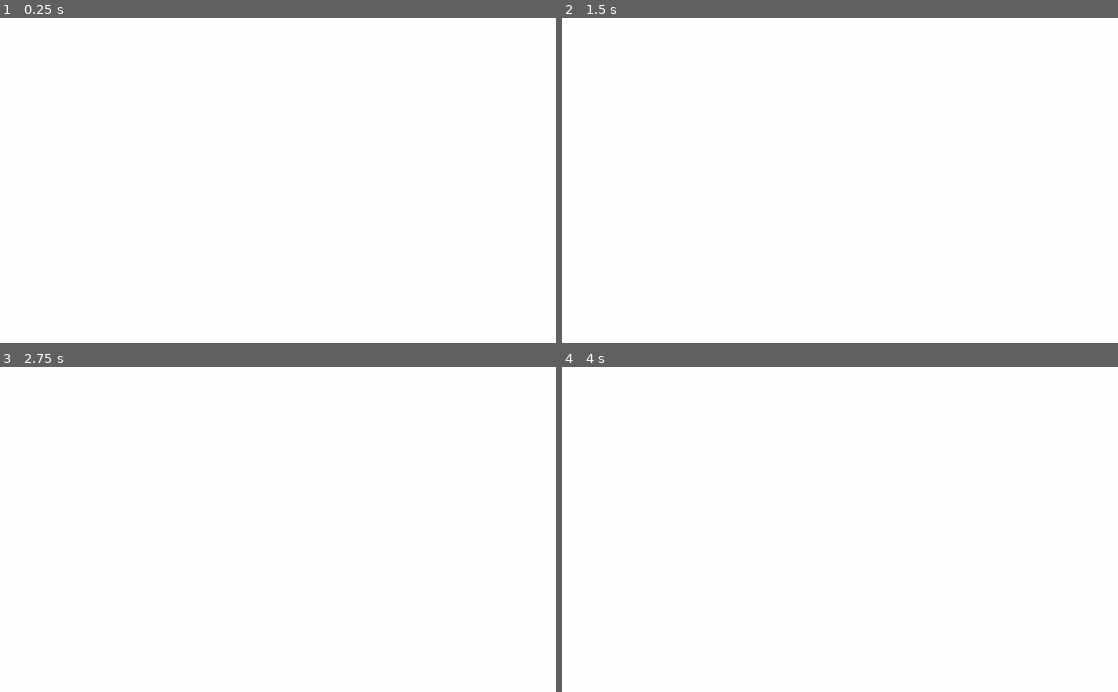
Above: before the commit, frames 1-4 (two rows, left to right).
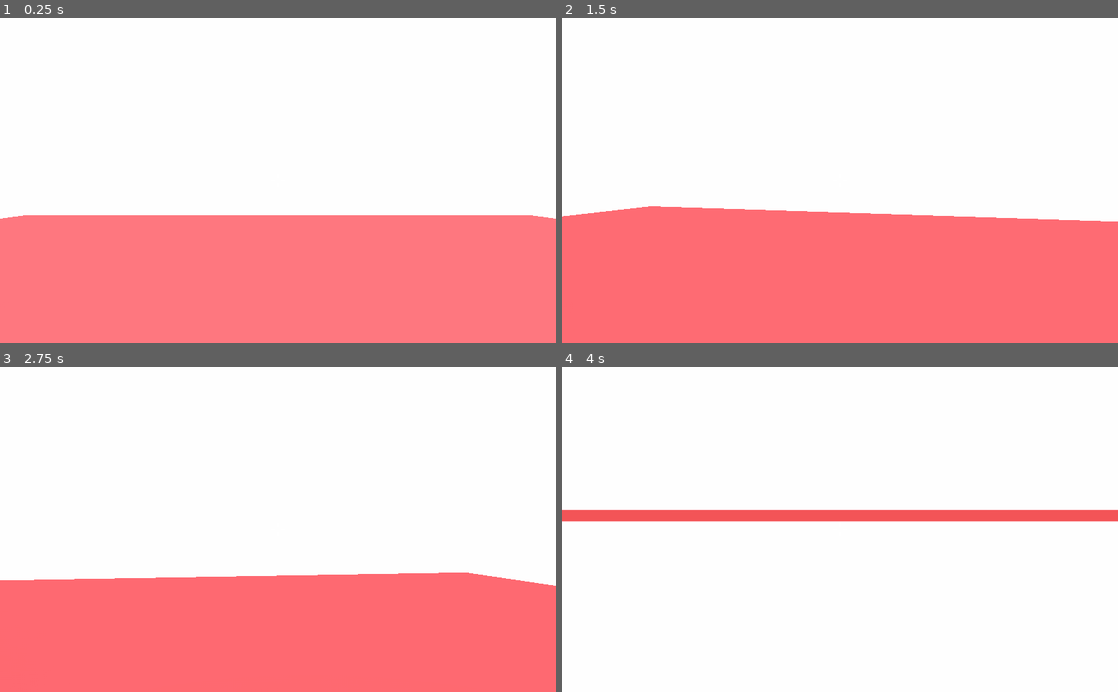
Above: after the commit, the same moments.

Repository: MilkAndBanana01/GODOT-FPS-Toolkit
Game: Godot game, scene res://World/World.tscn
Two runs of this game, one before a commit and one after it. Both use one fixed random seed, a clock stepped at 60 frames per second and the inputs below. A sky picture missing from this copy of the repository is replaced by a grey-blue gradient.
Inputs (mouse positions are in pixels of both pictures, inside the frame that each line leads up to):
- Up to frame 1 (0.25 s): no input
- Up to frame 2 (1.5 s): tap Enter at 0.5 s; move the mouse to (867, 180) at 0.52 s; hold Ctrl (crouch) 0.53-1.28 s; hold W (move_forward) from 0.53 s (still down); tap Space (jump) at 0.77 s; move the mouse to (812, 180) at 1.27 s; tap Ctrl (crouch) at 1.35 s
- Up to frame 3 (2.75 s): keep holding W (move_forward); tap Space (jump) at 1.52 s; move the mouse to (289, 523) at 2.02 s; hold Ctrl (crouch) from 2.03 s (still down); tap E (interact) at 2.1 s
- Up to frame 4 (4 s): keep holding W (move_forward); tap Space (jump) at 2.75, 3.02, 3.77 s; move the mouse to (834, 536) at 2.77 s; release Ctrl (crouch) at 2.78 s; tap Shift (run) at 2.85 s; tap Ctrl (crouch) at 3.05 s; tap Enter at 3.5 s; move the mouse to (878, 532) at 3.52 s; hold Ctrl (crouch) from 3.53 s (still down)

The runs differ from the first frame. In frame 1, 39% of the frame differs, in the area x 0-100%, y 60-100%; in frame 2, 40%, in the area x 0-100%, y 57-100%; in frame 3, 35%; in frame 4, 3.8%.

Commit message:
Base and Crouch col detection

Diff:
--- a/GODOT FPS Toolkit (Godot 3.4)/Player/Abilities/Camera/Camera.gd
+++ b/GODOT FPS Toolkit (Godot 3.4)/Player/Abilities/Camera/Camera.gd
@@ -10,14 +10,19 @@
 onready var head = Spatial.new()
 onready var wallCheck = RayCast.new()
 onready var dashCheck = RayCast.new()
-onready var cameraDashPos = MeshInstance.new()
+onready var cameraDashPos = Spatial.new()
+
 onready var springArm = SpringArm.new()
 onready var springArmPos = Spatial.new()
+onready var checkDashPos = RayCast.new()
+
+var testSpatial = MeshInstance.new()
 
 var headExists : bool
 var camExists : bool
 
 func addCamera():
+	testSpatial.mesh = CubeMesh.new()
 	for i in AP.player.get_children():
 		if i.name == "Head":
 			head = i
@@ -26,33 +31,40 @@
 				if child is Camera:
 					camera = child
 					camExists = true
-	if not headExists:
-		head.name = 'Head'
-		AP.player.call_deferred('add_child',head)
-		head.call_deferred('set_owner',AP.player)
-		head.translation.y = AP.movementNode.height
-		wallCheck.name = "wallCheck"
-		dashCheck.name = "dashCheck"
-		wallCheck.enabled = true
-		dashCheck.enabled = true
-		wallCheck.cast_to = Vector3(0,0,-1)
-		dashCheck.cast_to = Vector3(0,0,-AP.dashNode.distance)
-		head.call_deferred('add_child',wallCheck)
-		head.call_deferred('add_child',dashCheck)
-		cameraDashPos.name = "cameraDashPos"
-
-		cameraDashPos.mesh = CubeMesh.new()
-		head.call_deferred('add_child',cameraDashPos)
-		cameraDashPos.translation = Vector3(0,0,-AP.dashNode.distance)
-#		springArm.shape = SphereShape.new()
+#	if not headExists:
+#		head.name = 'Head'
+#		AP.player.call_deferred('add_child',head)
+#		head.call_deferred('set_owner',AP.player)
+#		head.translation.y = AP.movementNode.height
+#		wallCheck.name = "wallCheck"
+#		dashCheck.name = "dashCheck"
+#		wallCheck.enabled = true
+#		dashCheck.enabled = true
+#		wallCheck.cast_to = Vector3(0,0,-1)
+#
+#		dashCheck.cast_to = Vector3(0,0,-AP.dashNode.distance)
+#		head.call_deferred('add_child',dashCheck)
+#		cameraDashPos.name = "cameraDashPos"
+#		head.call_deferred('add_child',cameraDashPos)
+#		cameraDashPos.translation = Vector3(0,0,-AP.dashNode.distance)
+#
+#		AP.player.call_deferred('add_child',wallCheck)
+#		wallCheck.global_transform.origin = dashCheck.global_transform.origin
+#
+#		springArm.name = "SpringArm"
 #		springArm.spring_length = -AP.dashNode.distance
+#		springArm.shape = RayShape.new()
 #		head.call_deferred('add_child',springArm)
 #		springArm.call_deferred('add_child',springArmPos)
-
-	if not camExists:
-		camera.name = 'Camera'
-		head.call_deferred('add_child',camera)
-		camera.call_deferred('set_owner',AP.player)
+#		checkDashPos.name = "CheckDashPos"
+#		checkDashPos.enabled = true
+#		checkDashPos.cast_to = Vector3(0,AP.movementNode.height + 1,0)
+#		springArmPos.call_deferred('add_child',checkDashPos)
+#	if not camExists:
+#		camera.name = 'Camera'
+#		camera.current = get_node("Basic Settings").enabled
+#		head.call_deferred('add_child',camera)
+#		camera.call_deferred('set_owner',AP.player)
 
 	camera.fov = startingFov
 
@@ -78,6 +90,6 @@
 			currentHeight = AP.crouchNode.crouchHeight
 		elif not AP.crouchNode.raycast.is_colliding():
 			currentHeight = AP.movementNode.height
-
+		springArmPos.rotation_degrees = Vector3.ZERO
 func updateHeight(h):
 	head.translation.y = h
--- a/GODOT FPS Toolkit (Godot 3.4)/Player/Abilities/Movement/Dash/Dash.gd
+++ b/GODOT FPS Toolkit (Godot 3.4)/Player/Abilities/Movement/Dash/Dash.gd
@@ -28,7 +28,7 @@
 	if dashInput == 0:
 		input = Vector2(Input.get_action_strength('move_right') - Input.get_action_strength('move_left'),Input.get_action_strength('move_back') - Input.get_action_strength('move_forward'))
 #	else:
-#		input = Vector3( - AP.cameraNode.head.global_transform.origin).normalized()
+#		input = Vector3(AP.cameraNode.cameraDashPos.global_transform.origin - AP.cameraNode.head.global_transform.origin).normalized()
 	if Input.is_action_just_pressed("run") and timer.is_stopped()\
 	and (invicibility or not AP.cameraNode.wallCheck.is_colliding()):
 		if dashConfiguration == 0:
@@ -36,15 +36,16 @@
 				if dashInput == 0:
 					AP.player.translate(Vector3(input.x * distance,0,input.y * distance))
 				else:
-					AP.player.global_transform.origin = AP.cameraNode.cameraDashPos.global_transform.origin
+					if not AP.cameraNode.checkDashPos.is_colliding():
+						AP.player.global_transform.origin = AP.cameraNode.cameraDashPos.global_transform.origin
 				timer.start()
 			else:
-				if AP.cameraNode.dashCheck.is_colliding():
+				if AP.cameraNode.dashCheck.is_colliding() and not AP.cameraNode.checkDashPos.is_colliding():
 					var newPos = AP.cameraNode.dashCheck.get_collision_point()
 					AP.player.global_transform.origin = Vector3(newPos.x,AP.player.global_transform.origin.y,newPos.z)
 					timer.start()
 		else:
-			extraSpeed = (AP.player.transform.basis * Vector3(input.x, 0, input.y)).normalized() * distance
+			extraSpeed = input * distance
 			timer.start()
 
 func _physics_process(_delta: float) -> void:
--- a/GODOT FPS Toolkit (Godot 3.4)/Player/Abilities/Movement/Gravity/Gravity.gd
+++ b/GODOT FPS Toolkit (Godot 3.4)/Player/Abilities/Movement/Gravity/Gravity.gd
@@ -19,17 +19,18 @@
 onready var jump_updateDirection = get_node("Jump Settings").updateDirection
 
 func _ready() -> void:
-	var height = get_parent().height
-	raycast.translation.y = ((-height + 1)/2)
-	raycast.cast_to = Vector3(0,-1.01,0)
-	raycast.enabled = true
-	AP.player.call_deferred('add_child',raycast)
+	if not Engine.editor_hint:
+		var height = get_parent().height
+		raycast.translation.y = ((-height + 1)/2)
+		raycast.cast_to = Vector3(0,-1.01,0)
+		raycast.enabled = true
+		AP.player.call_deferred('add_child',raycast)
 
 func updateHeight(h):
 	raycast.translation.y = ((-h + 1)/2)
 
 func _physics_process(delta: float) -> void:
-	if Engine.is_editor_hint() == false:
+	if Engine.is_editor_hint() == false and grav_enabled:
 		if raycast.is_colliding() and not Input.is_action_pressed('jump'):
 			jumpCount = 0
 		if raycast.is_colliding():
--- a/GODOT FPS Toolkit (Godot 3.4)/Player/Abilities/Movement/Movement.gd
+++ b/GODOT FPS Toolkit (Godot 3.4)/Player/Abilities/Movement/Movement.gd
@@ -3,13 +3,16 @@
 
 signal updateHeight
 
-export(float,0.1,999) var height = 1.0 setget updateHeight
+export(float,0.1,999) var height = 1.0
 
 var inputs := ["move_left","move_right","move_back","move_forward","jump","run","crouch","interact"]
 var keyCodes := [KEY_A,KEY_D,KEY_S,KEY_W,KEY_SPACE,KEY_SHIFT,KEY_CONTROL,KEY_E]
 
 var collision = CollisionShape.new()
 var capsule = CapsuleShape.new()
+
+var baseCol
+var crouchCol
 
 func addingEvent(pos,i):
 	var inputEvent = InputEventKey.new()
@@ -28,22 +31,24 @@
 			InputMap.add_action(i)
 			addingEvent(pos,i)
 		pos += 1
-	AP.cameraNode = AP.player.get_node('Camera')
-	AP.gravityNode = get_node('Gravity')
-	connect('updateHeight',AP.cameraNode,'updateHeight')
-	connect('updateHeight',AP.gravityNode,'updateHeight')
 	addCollision()
+	print(baseCol)
+	print(crouchCol)
 
 func addCollision():
-	if AP.player.get_node_or_null('Collision') == null:
-		collision.name = "Collision"
-		capsule.height = height
-		capsule.radius = 0.5
-		collision.set_shape(capsule)
-		collision.rotate_x(deg2rad(90))
-		AP.player.call_deferred('add_child',collision)
+	var tallestHeight = 0
+	for i in AP.player.get_children():
+		if i is CollisionShape:
+			if i.shape.height > tallestHeight:
+				baseCol = i
+				tallestHeight = i.shape.height
+			else:
+				crouchCol = i
 
-func updateHeight(h):
-	height = h
-	emit_signal("updateHeight",h)
-	capsule.height = height
+#	if AP.player.get_node_or_null('Collision') == null:
+#		collision.name = "Collision"
+#		capsule.height = height
+#		capsule.radius = 0.5
+#		collision.set_shape(capsule)
+#		collision.rotate_x(deg2rad(90))
+#		AP.player.call_deferred('add_child',collision)
--- a/GODOT FPS Toolkit (Godot 3.4)/Player/Player.tscn
+++ b/GODOT FPS Toolkit (Godot 3.4)/Player/Player.tscn
@@ -1,15 +1,35 @@
-[gd_scene load_steps=4 format=2]
+[gd_scene load_steps=6 format=2]
 
 [ext_resource path="res://Player/Abilities/Movement/Movement.tscn" type="PackedScene" id=1]
 [ext_resource path="res://Player/Abilities/Camera/Camera.tscn" type="PackedScene" id=2]
 [ext_resource path="res://Player/UI/HUD/HUD.gd" type="Script" id=3]
 
+[sub_resource type="CapsuleShape" id=1]
+radius = 0.5
+height = 2.0
+
+[sub_resource type="CapsuleShape" id=2]
+radius = 0.5
+
 [node name="Player" type="KinematicBody"]
 
 [node name="Movement" parent="." instance=ExtResource( 1 )]
 
+[node name="Gravity Settings" parent="Movement/Gravity" index="0"]
+enabled = false
+
+[node name="Jump Settings" parent="Movement/Gravity" index="1"]
+enabled = false
+
 [node name="Crouch" parent="Movement" index="2"]
+enabled = false
 midAirConfiguration = 2
+
+[node name="Run" parent="Movement" index="3"]
+enabled = false
+
+[node name="Dash" parent="Movement" index="4"]
+enabled = false
 
 [node name="Camera" parent="." instance=ExtResource( 2 )]
 
@@ -20,6 +40,27 @@
 
 [node name="Menus" type="Node" parent="UI"]
 
+[node name="BaseCol" type="CollisionShape" parent="."]
+transform = Transform( 1, 0, 0, 0, -4.37114e-08, -1, 0, 1, -4.37114e-08, 0, 0, 0 )
+shape = SubResource( 1 )
+
+[node name="CrouchCol" type="CollisionShape" parent="."]
+transform = Transform( 1, 0, 0, 0, -4.37114e-08, -1, 0, 1, -4.37114e-08, 0, -1, 0 )
+shape = SubResource( 2 )
+
+[node name="CheckCeiling" type="RayCast" parent="CrouchCol"]
+transform = Transform( 1, 0, 0, 0, -4.37114e-08, 1, 0, -1, -4.37114e-08, 0, -4.37114e-08, -1 )
+enabled = true
+cast_to = Vector3( 0, 0.5, 0 )
+
+[node name="Head" type="Spatial" parent="."]
+transform = Transform( 1, 0, 0, 0, 1, 0, 0, 0, 1, 0, 1.5, 0 )
+
+[node name="Camera" type="Camera" parent="Head"]
+current = true
+
+[node name="RayCast" type="RayCast" parent="."]
+
 [editable path="Movement"]
 [editable path="Movement/Move"]
 [editable path="Movement/Gravity"]
--- a/GODOT FPS Toolkit (Godot 3.4)/Player/UI/HUD/HUD.gd
+++ b/GODOT FPS Toolkit (Godot 3.4)/Player/UI/HUD/HUD.gd
@@ -9,20 +9,20 @@
 	if crosshairTexture != null:
 		crosshair.texture = crosshairTexture
 	else:
-		dir_contents(crosshairFolderPath)
+		findImg(crosshairFolderPath)
 	crosshair.position = Vector2(OS.get_window_size().x,OS.get_window_size().y) / 2
 	crosshair.scale = Vector2(0.5,0.5)
 	AP.player.call_deferred("add_child",crosshair)
 
-func dir_contents(path):
+func findImg(path):
 	var dir = Directory.new()
 	if dir.open(path) == OK:
 		dir.list_dir_begin()
-		var file_name = dir.get_next()
-		while file_name != "":
-			if ".png" in file_name and not ".import" in file_name:
-				crosshair.texture = load(crosshairFolderPath + file_name)
+		var fileName = dir.get_next()
+		while fileName != "":
+			if ".png" in fileName and not ".import" in fileName:
+				crosshair.texture = load(crosshairFolderPath + fileName)
 				break
-			file_name = dir.get_next()
+			fileName = dir.get_next()
 	else:
-		print("Cannot find Crosshairs Folder in UI Folder.")
+		print("Cannot find images in UI Folder or UI folder is not available.")
--- a/GODOT FPS Toolkit (Godot 3.4)/World/World.tscn
+++ b/GODOT FPS Toolkit (Godot 3.4)/World/World.tscn
@@ -1,7 +1,15 @@
-[gd_scene load_steps=3 format=2]
+[gd_scene load_steps=6 format=2]
 
 [ext_resource path="res://Player/Player.tscn" type="PackedScene" id=2]
 [ext_resource path="res://Environment/default_env.tres" type="Environment" id=3]
+
+[sub_resource type="BoxShape" id=1]
+
+[sub_resource type="SpatialMaterial" id=2]
+albedo_color = Color( 0.745098, 0.109804, 0.109804, 1 )
+
+[sub_resource type="CubeMesh" id=3]
+material = SubResource( 2 )
 
 [node name="WorldEnvironment" type="WorldEnvironment"]
 environment = ExtResource( 3 )
@@ -10,12 +18,6 @@
 use_collision = true
 width = 17.6598
 depth = 19.9429
-
-[node name="CSGBox2" type="CSGBox" parent="."]
-transform = Transform( 1, 0, 0, 0, 1, 0, 0, 0, 1, 0, 4.35253, -4.10802 )
-use_collision = true
-width = 17.6598
-depth = 2.13773
 
 [node name="Player" parent="." instance=ExtResource( 2 )]
 transform = Transform( 1, 0, 0, 0, 1, 0, 0, 0, 1, 0, 4.30265, 0 )
@@ -38,7 +40,21 @@
 
 [node name="Dash" parent="Player/Movement" index="4"]
 dashInput = 1
+distance = 6
 cooldown = 3
+
+[node name="Basic Settings" parent="Player/Camera" index="0"]
+enabled = false
+
+[node name="StaticBody" type="StaticBody" parent="."]
+transform = Transform( 9.45596, 0, 0, 0, 1, 0, 0, 0, 4.07479, 0, 4.00153, -4.50824 )
+
+[node name="CollisionShape" type="CollisionShape" parent="StaticBody"]
+shape = SubResource( 1 )
+
+[node name="MeshInstance" type="MeshInstance" parent="StaticBody/CollisionShape"]
+mesh = SubResource( 3 )
+material/0 = null
 
 [editable path="Player"]
 [editable path="Player/Movement"]
